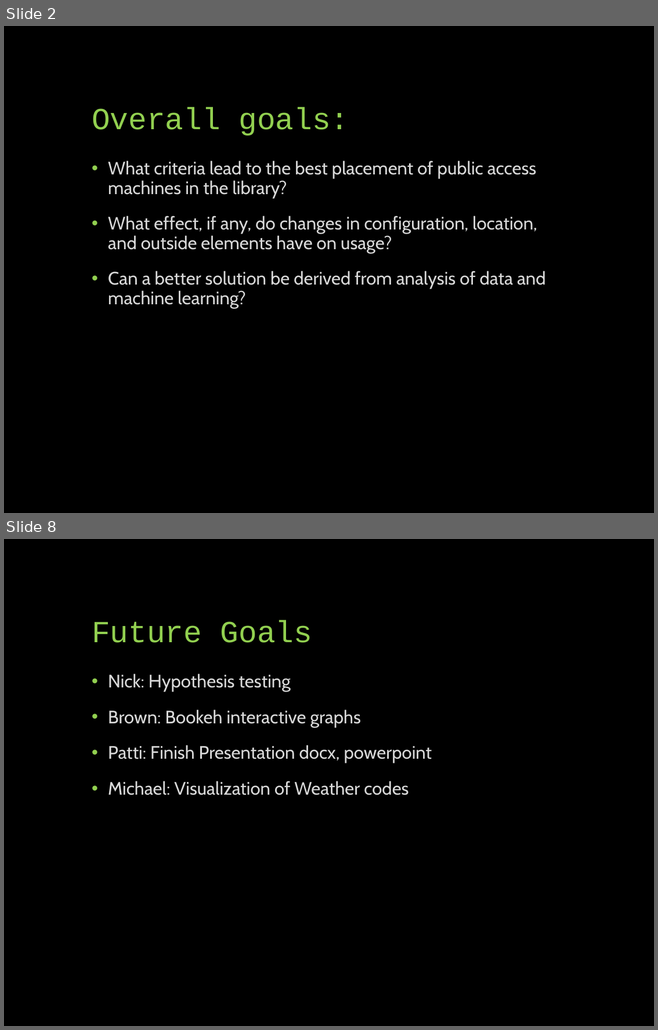
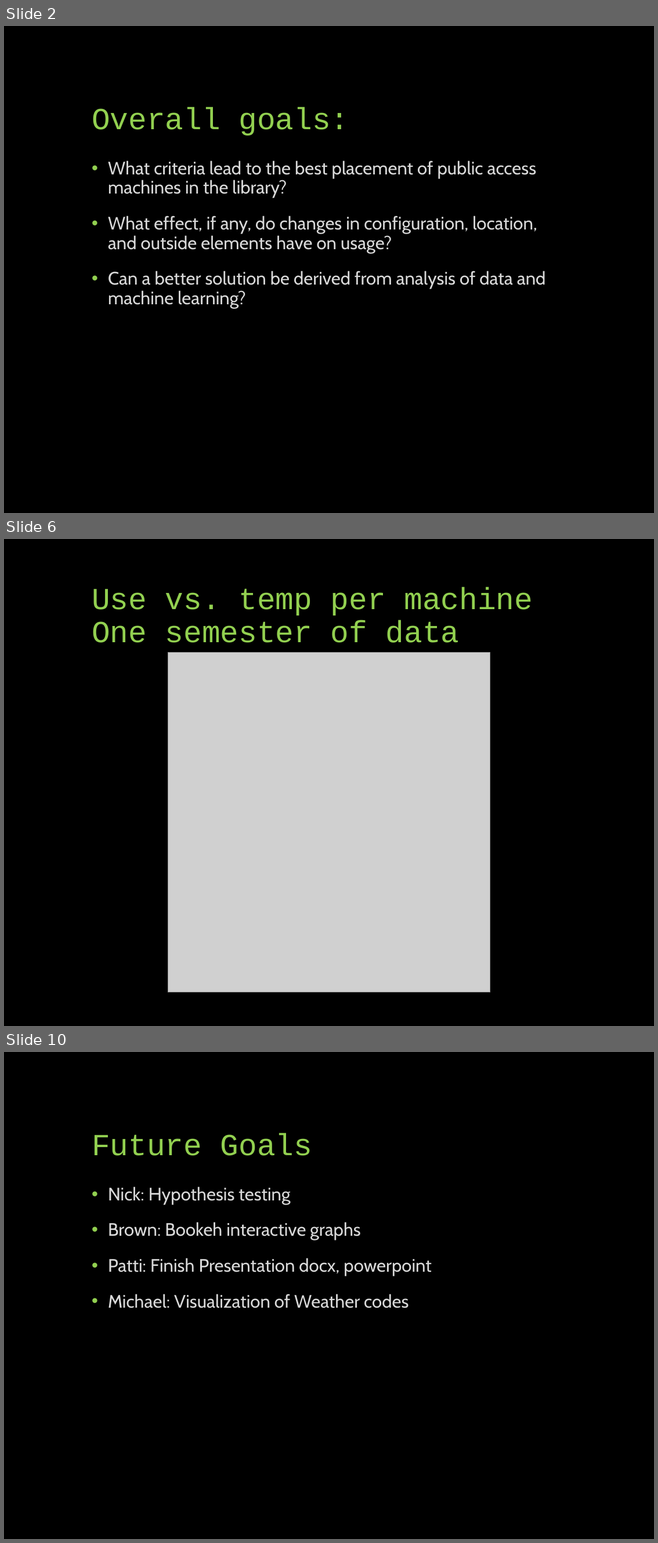
Before and after one commit to UNCG-CSE/Library-Computer-Usage-Analysis, a slide deck: docs/Computers in the Libraries.pptx. Shown one above the other, each under a label of ours: slides 2 and 8 before the commit, slides 2, 6 and 10 after it; the slides between them are not shown. The pictures are 658x1030 and 658x1543 pixels, drawn with LibreOffice and Linux fonts; fonts in the diff are those of the drawing; grey boxes stand for pictures. Boxes give left, top, right and bottom in pixels: in the first picture for what was removed or moved away, otherwise in the second. Text is boxed around its words. In the diff, an @@ line names an element or a change of style, - is before the commit and + after.

Commit message:
Add two additional plots for comparison of six months vs. full data set.

```diff
--- a/docs/Computers in the Libraries.pptx
+++ b/docs/Computers in the Libraries.pptx
@@ slide 6 added at <box>4,539,654,1026</box>, background #000000 @@
@@ text added at <box>92,588,532,643</box>, 34 pt, text #92D050 @@
+Use vs. temp per machine
+One semester of data
@@ picture added at <box>168,653,490,993</box> @@
@@ what was slide 8 is now slide 10 @@
```
Also in this commit, not shown: 5 slides changed, 2 other slides added, 1 slide removed.
